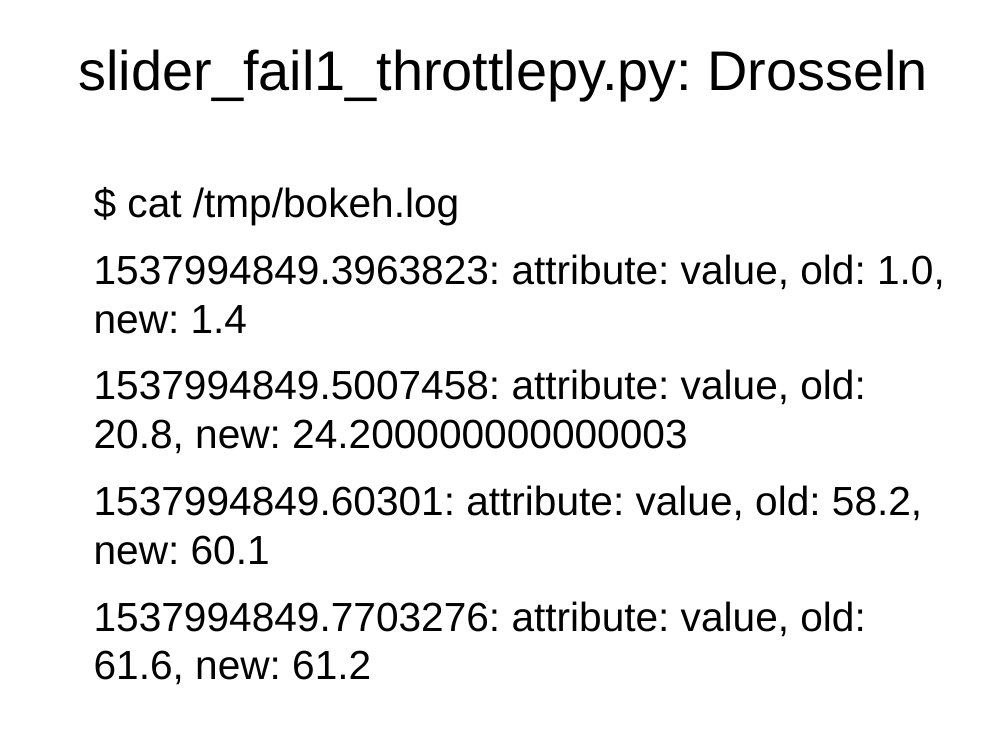
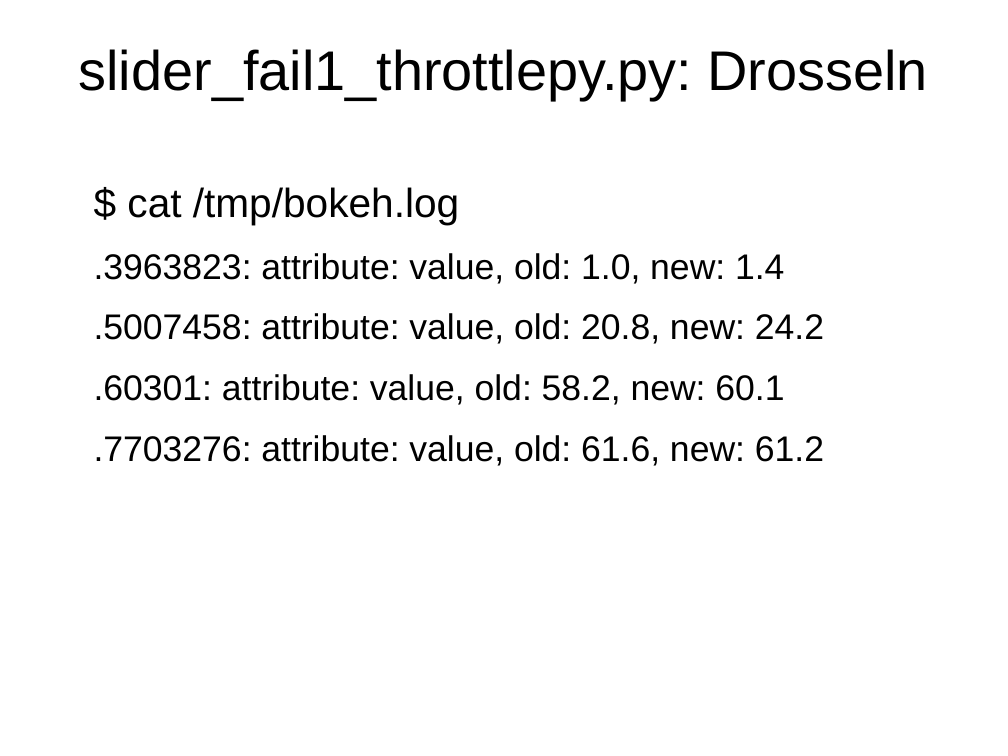
Before and after one commit to Inqbus/python_summit, a slide deck: slide 54 of vortrag/bokeh_sandra.odp (slide 57 before the commit). Drawn at 1008x756 pixels with LibreOffice and Linux fonts; fonts in the diff are those of the drawing. Boxes give left, top, right and bottom in pixels: in the first picture for what was removed or moved away, otherwise in the second. Text is boxed around its words. In the diff, an @@ line names an element or a change of style, - is before the commit and + after.

```diff
--- a/vortrag/bokeh_sandra.odp
+++ b/vortrag/bokeh_sandra.odp
@@ text at [94, 253, 824, 466]: text changed; size 32 to 28 pt @@
-1537994849.3963823: attribute: value, old: 1.0, new: 1.4
-1537994849.5007458: attribute: value, old: 20.8, new: 24.200000000000003
-1537994849.60301: attribute: value, old: 58.2, new: 60.1
-1537994849.7703276: attribute: value, old: 61.6, new: 61.2
+.3963823: attribute: value, old: 1.0, new: 1.4
+.5007458: attribute: value, old: 20.8, new: 24.2
+.60301: attribute: value, old: 58.2, new: 60.1
+.7703276: attribute: value, old: 61.6, new: 61.2
```
Also in this commit, not shown: 6 other slides changed.
